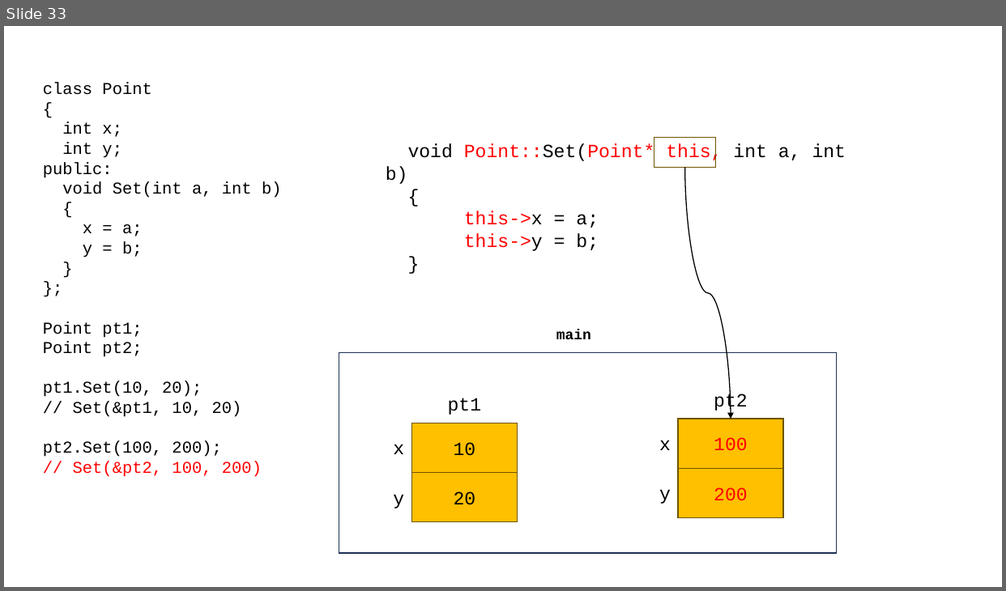
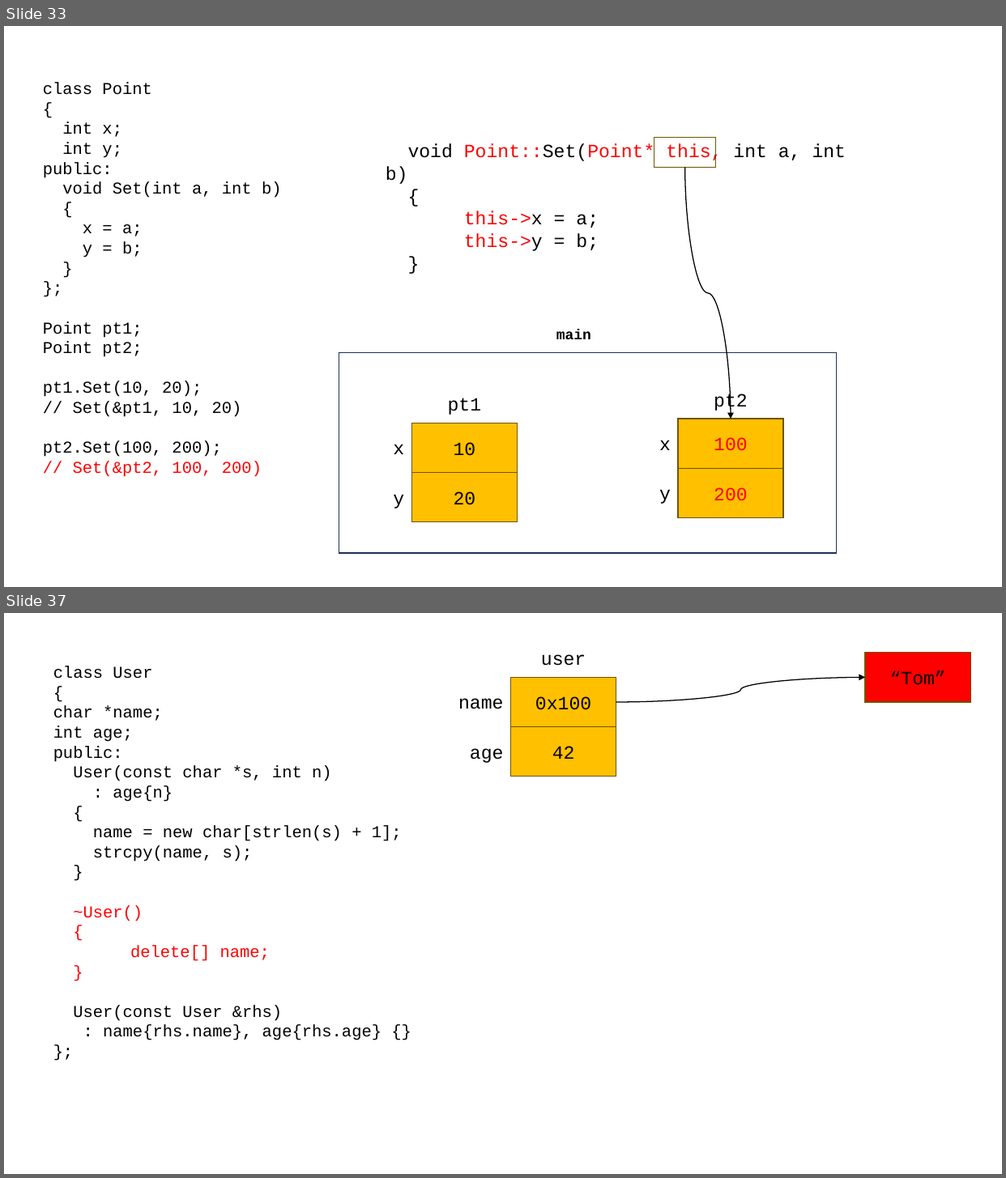
Before and after one commit to yoondev-classroom/cpp_250512, a slide deck: cpp_250512.pptx. Shown one above the other, each under a label of ours: slide 33 before the commit, slides 33 and 37 after it; the slides between them are not shown. The pictures are 1006x591 and 1006x1178 pixels, drawn with LibreOffice and Linux fonts; fonts in the diff are those of the drawing. Boxes give left, top, right and bottom in pixels: in the first picture for what was removed or moved away, otherwise in the second. Text is boxed around its words. In the diff, an @@ line names an element or a change of style, - is before the commit and + after.

```diff
--- a/cpp_250512.pptx
+++ b/cpp_250512.pptx
@@ slide 37 added at <box>4,613,1002,1174</box>, background #FFFFFF @@
@@ text added at <box>541,654,586,666</box>, 18 pt, text #000000 @@
+user
@@ rectangle added at <box>866,653,971,702</box>, fill #FF0000, outline #705400 1 pt, 18 pt, text #000000 @@
+“Tom”
@@ text added at <box>53,666,402,1041</box>, 16 pt, text #000000 @@
+class User
+{
+char *name;
+int age;
+public:
+User(const char *s, int n)
+: age{n}
+{
+name = new char[strlen(s) + 1];
+strcpy(name, s);
+}
+~User()
+{
+  delete[] name;
+}
+User(const User &rhs)
+: name{rhs.name}, age{rhs.age} {}
+};
@@ rectangle added at <box>511,677,616,726</box>, fill #FFC000, outline #705400 1 pt, 18 pt, text #000000 @@
+0x100
@@ curved arrow added from (616, 702) to (866, 677), #000000 1 pt @@
@@ text added at <box>458,698,503,709</box>, 18 pt, text #000000 @@
+name
@@ rectangle added at <box>511,726,616,776</box>, fill #FFC000, outline #705400 1 pt, 18 pt, text #000000 @@
+42
@@ text added at <box>470,748,504,763</box>, 18 pt, text #000000 @@
+age
```
Also in this commit, not shown: 3 other slides added, 1 other file.
